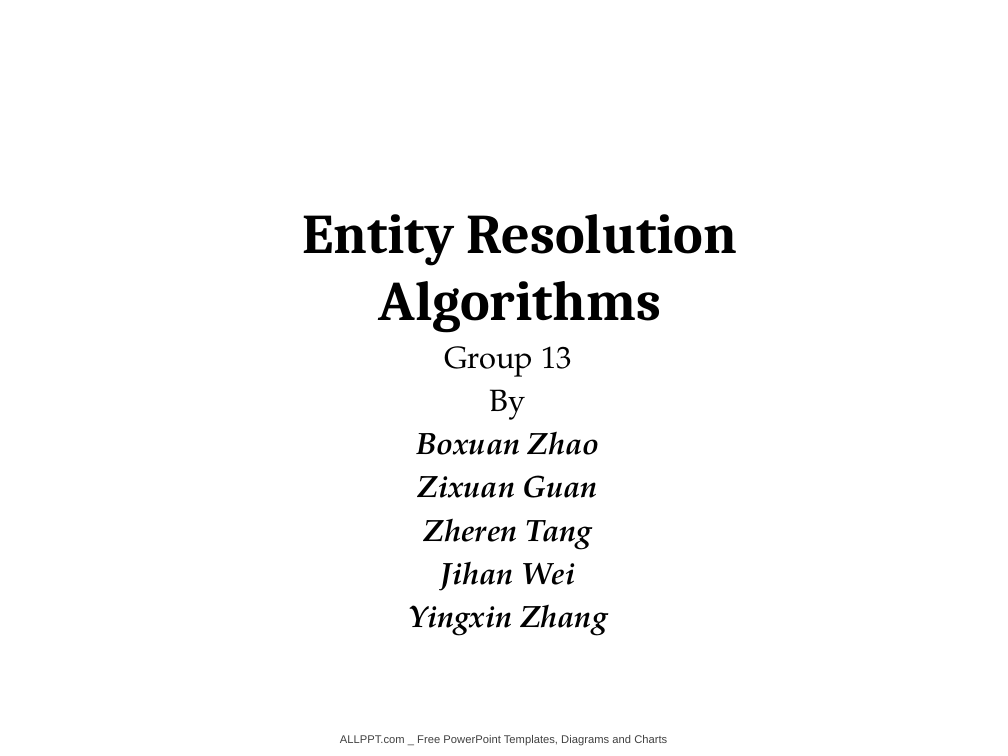
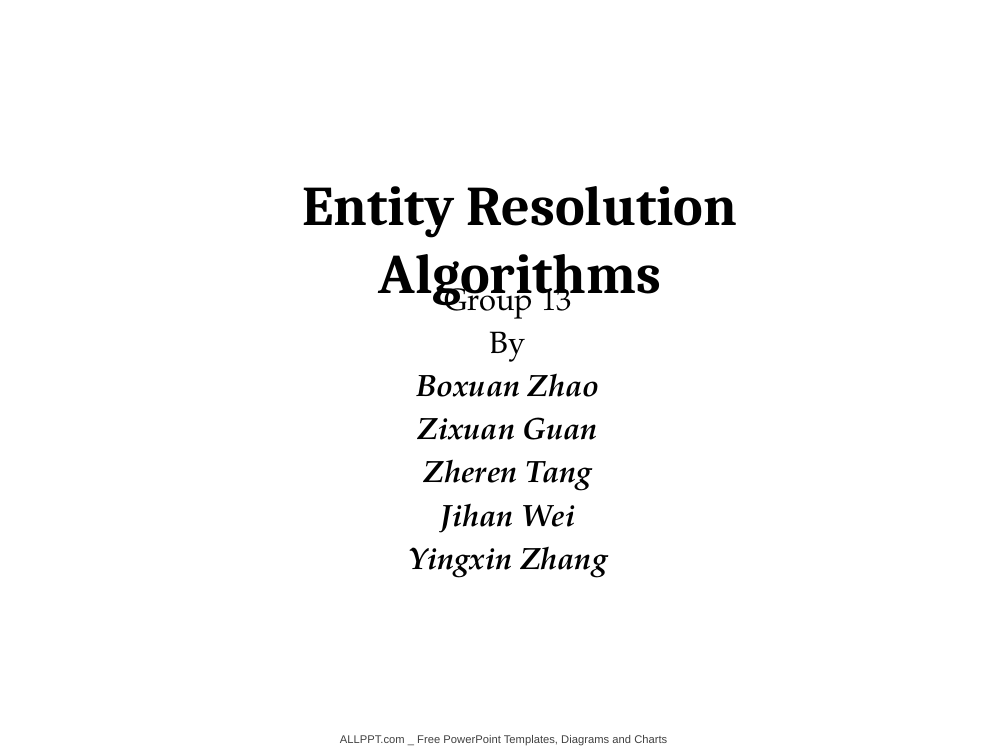
Before and after one commit to TZstatsADS/Spr2017-proj4-team13, a slide deck: slide 1 of doc/presentation.pptx. Drawn at 1008x756 pixels with LibreOffice and Linux fonts; fonts in the diff are those of the drawing; background and template pictures are left out. Boxes give left, top, right and bottom in pixels: in the first picture for what was removed or moved away, otherwise in the second. Text is boxed around its words. In the diff, an @@ line names an element or a change of style, - is before the commit and + after.

```diff
--- a/doc/presentation.pptx
+++ b/doc/presentation.pptx
@@ text "Entity Resolution Algorithms": place and size @@
-text "Entity Resolution Algorithms" at box(302, 214, 737, 333)
+text "Entity Resolution Algorithms" at box(302, 186, 737, 305)
@@ text "Group 13" rewrapped from box(408, 346, 607, 636) to box(408, 278, 607, 578) @@
```
Also in this commit, not shown: 8 other slides changed, 3 slides added, 3 slides removed.
